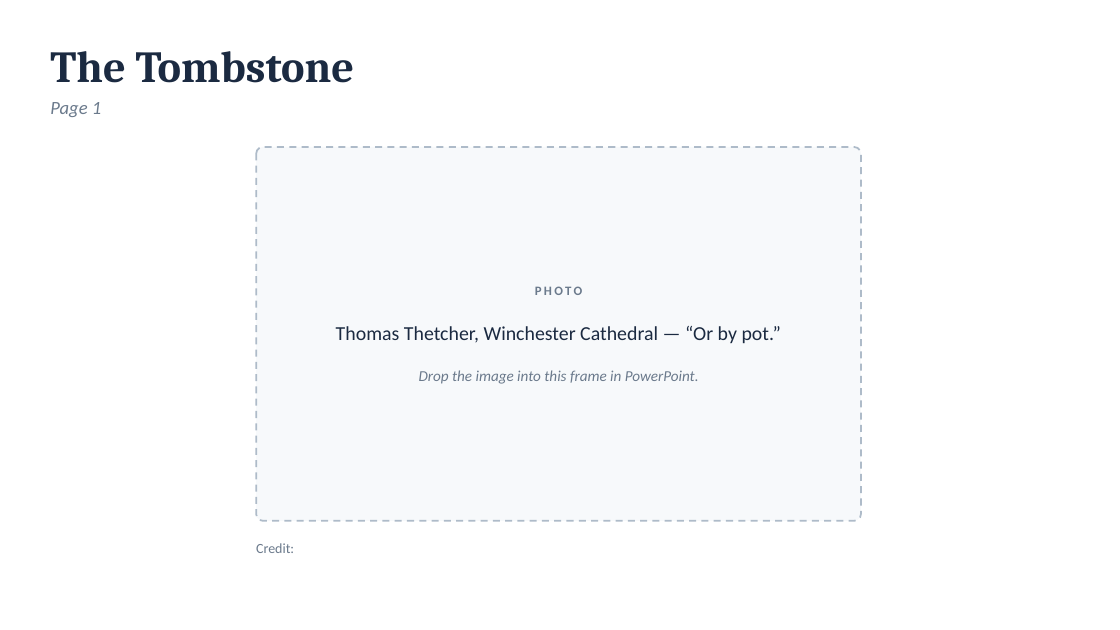
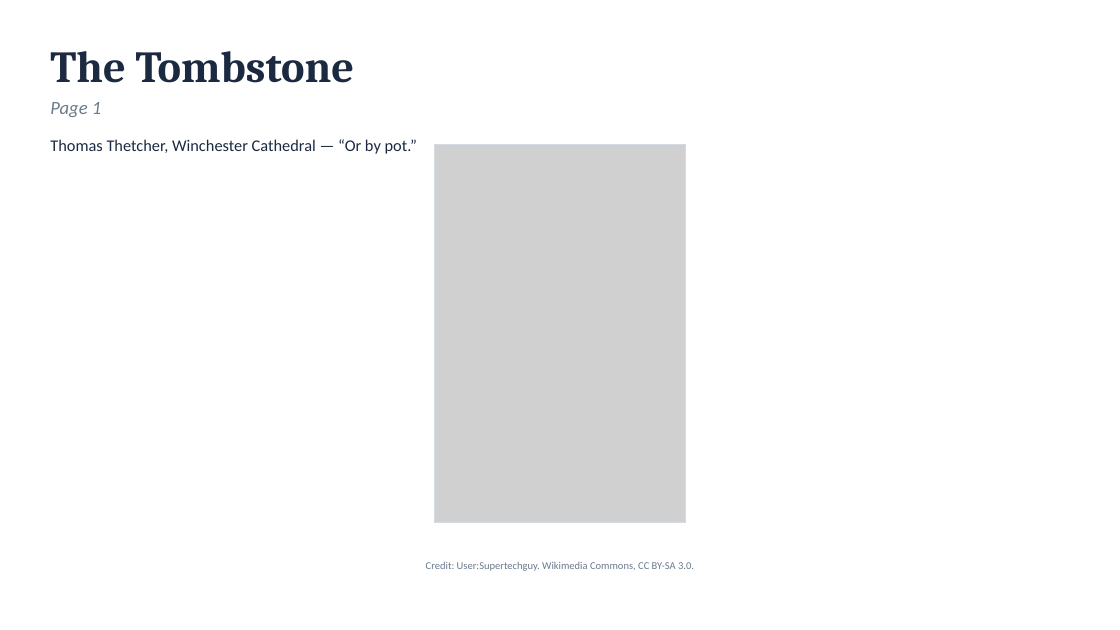
Before and after one commit to Faitality1982/LawStuff, a slide deck: slide 25 of aa-scan-deck/big-book-1-front-matter.pptx. Drawn at 1120x630 pixels with LibreOffice and Linux fonts; fonts in the diff are those of the drawing; grey boxes stand for pictures. Boxes give left, top, right and bottom in pixels: in the first picture for what was removed or moved away, otherwise in the second. Text is boxed around its words. In the diff, an @@ line names an element or a change of style, - is before the commit and + after.

```diff
--- a/aa-scan-deck/big-book-1-front-matter.pptx
+++ b/aa-scan-deck/big-book-1-front-matter.pptx
@@ text "Thomas Thetcher, Winchester Cathedral — ...": place and size @@
-text "Thomas Thetcher, Winchester Cathedral — ..." at (336,286,781,384)
+text "Thomas Thetcher, Winchester Cathedral — ..." at (50,139,417,154)
@@ text "Thomas Thetcher, Winchester Cathedral — ..." at (50,139,417,154): size 17 to 14 pt; alignment centre to left @@
@@ rounded rectangle removed at (256,147,861,521) @@
@@ picture added at (434,145,686,523) @@
@@ rectangle added at (434,145,686,523), outline #D3DAE2 0.75 pt @@
@@ text at (535,286,582,295): paragraph removed @@
-PHOTO
@@ text at (419,370,699,384): paragraph removed @@
-Drop the image into this frame in PowerPoint.
@@ text removed at (256,543,294,553) @@
-Credit:
@@ text added at (426,562,694,571), 9 pt, text #6B7A8C @@
+Credit: User:Supertechguy. Wikimedia Commons, CC BY-SA 3.0.
```
Also in this commit, not shown: 3 other slides changed, 6 slides added, 6 slides removed, 23 other files.
